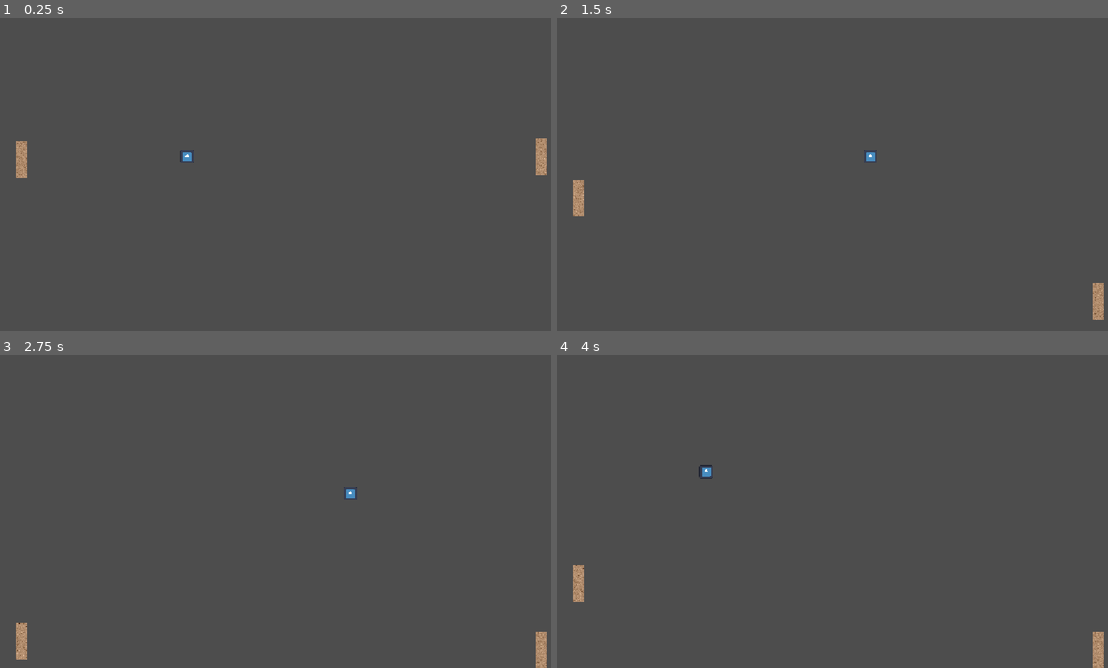
Above: before the commit, frames 1-4 (two rows, left to right).
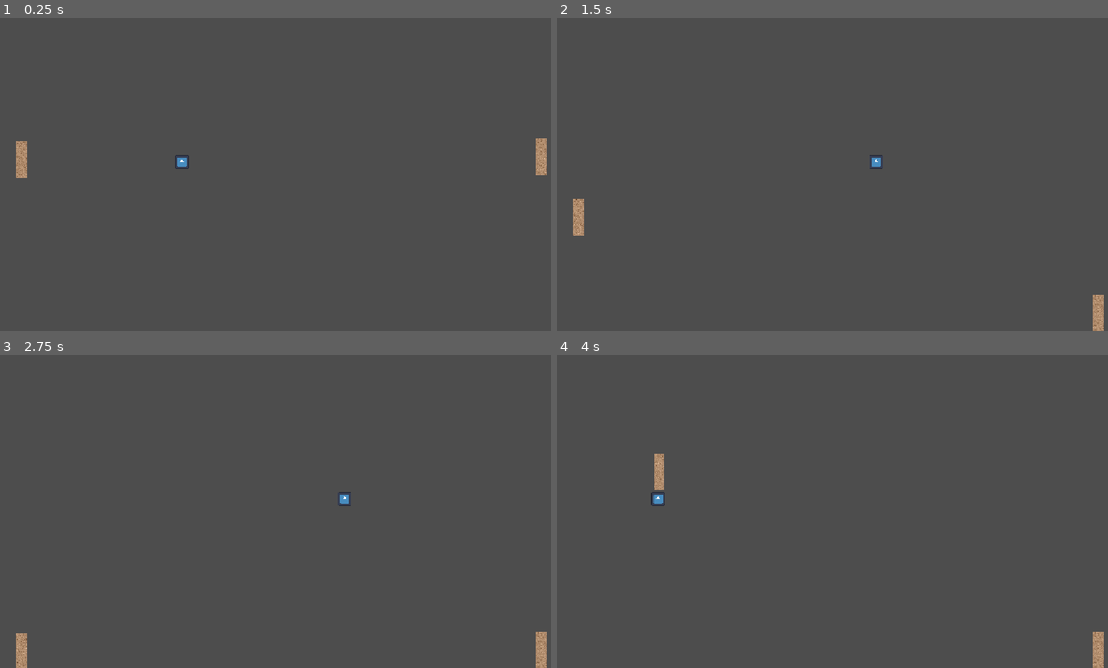
Above: after the commit, the same moments.

Repository: casualxcrisis/alt_arcade_pong
Game: Godot game, scene res://levels/main_pong.tscn
Two runs of this game, one before a commit and one after it. Both use one fixed random seed, a clock stepped at 60 frames per second and the inputs below. The engine's default icon, where the game draws it, is replaced by a stand-in: a white triangle on a blue panel in a dark square.
Inputs:
- Up to frame 1 (0.25 s): no input
- Up to frame 2 (1.5 s): hold Down (p_right_down) 0.53-1.28 s; hold S (p_left_down) from 1.28 s (still down)
- Up to frame 3 (2.75 s): release S (p_left_down) at 2.03 s; hold Down (p_right_down) from 2.03 s (still down)
- Up to frame 4 (4 s): release Down (p_right_down) at 2.78 s; hold W (p_left_up) 2.78-3.53 s; hold S (p_left_down) from 3.53 s (still down)

The runs differ from the first frame. In frame 1, 0.1% of the frame differs, in the area x 31-36%, y 42-49%; in frame 2, 0.5%; in frame 3, 0.3%; in frame 4, 0.6%, in the area x 2-29%, y 31-79%.

Commit message:
Experiements with RigidBody2D ball.

Diff:
--- /dev/null
+++ b/ball/gravity_ball.gd
@@ -0,0 +1,13 @@
+extends RigidBody2D
+
+@export var ball_speed = 12
+
+
+func _ready() -> void:
+	linear_velocity = Vector2(-ball_speed, 0) # this will launch the ball to the left, maybe add an conditional that flips it if the ball has collided with other side - to simulate the serve from winning player
+
+func _physics_process(delta: float) -> void:
+	var collision :KinematicCollision2D= move_and_collide(linear_velocity)
+	if collision:
+		var normal := collision.get_normal()
+		linear_velocity = linear_velocity.bounce(normal)
--- /dev/null
+++ b/ball/gravity_ball.tscn
@@ -0,0 +1,16 @@
+[gd_scene format=3 uid="uid://b82jwgjkbfqyp"]
+
+[ext_resource type="Texture2D" uid="uid://c33pwku3ifeq" path="res://icon.svg" id="1_hq7e6"]
+[ext_resource type="Script" uid="uid://bwrbihdypvh5r" path="res://ball/gravity_ball.gd" id="1_qt4ia"]
+
+[sub_resource type="CircleShape2D" id="CircleShape2D_0yd1l"]
+
+[node name="gravity_ball" type="RigidBody2D" unique_id=890341394]
+script = ExtResource("1_qt4ia")
+
+[node name="CollisionShape2D" type="CollisionShape2D" parent="." unique_id=535113651]
+shape = SubResource("CircleShape2D_0yd1l")
+
+[node name="Sprite2D" type="Sprite2D" parent="." unique_id=590796571]
+scale = Vector2(0.10546875, 0.10156251)
+texture = ExtResource("1_hq7e6")
--- a/levels/main_pong.tscn
+++ b/levels/main_pong.tscn
@@ -11,13 +11,15 @@
 
 [node name="player_left" parent="." unique_id=1713023521 instance=ExtResource("1_7nqg8")]
 position = Vector2(45, 256)
+speed = 600
 
 [node name="ball" parent="." unique_id=1556691080 instance=ExtResource("2_7nqg8")]
-position = Vector2(568, 287)
+position = Vector2(557, 298)
 scale = Vector2(0.52, 0.52)
 
 [node name="player_right" parent="." unique_id=323078360 instance=ExtResource("2_lr6qi")]
 position = Vector2(1123, 250)
+speed = 600
 
 [node name="left_player_wall" parent="." unique_id=32918851 instance=ExtResource("4_7sdbi")]
 position = Vector2(-24, 327)
@@ -28,11 +30,11 @@
 scale = Vector2(0.96000004, 1.4000013)
 
 [node name="top_bottom_wall" parent="." unique_id=477137306 instance=ExtResource("6_8s722")]
-position = Vector2(578.99994, -30)
+position = Vector2(579, -29)
 rotation = 1.5696875
 scale = Vector2(1.2560364, 2.5141802)
 
 [node name="top_bottom_wall2" parent="." unique_id=1053510125 instance=ExtResource("6_8s722")]
-position = Vector2(579, 674.99994)
+position = Vector2(579, 675)
 rotation = 1.5696875
 scale = Vector2(1.0709343, 2.482466)
Not shown, added: ball/gravity_ball.gd.uid
